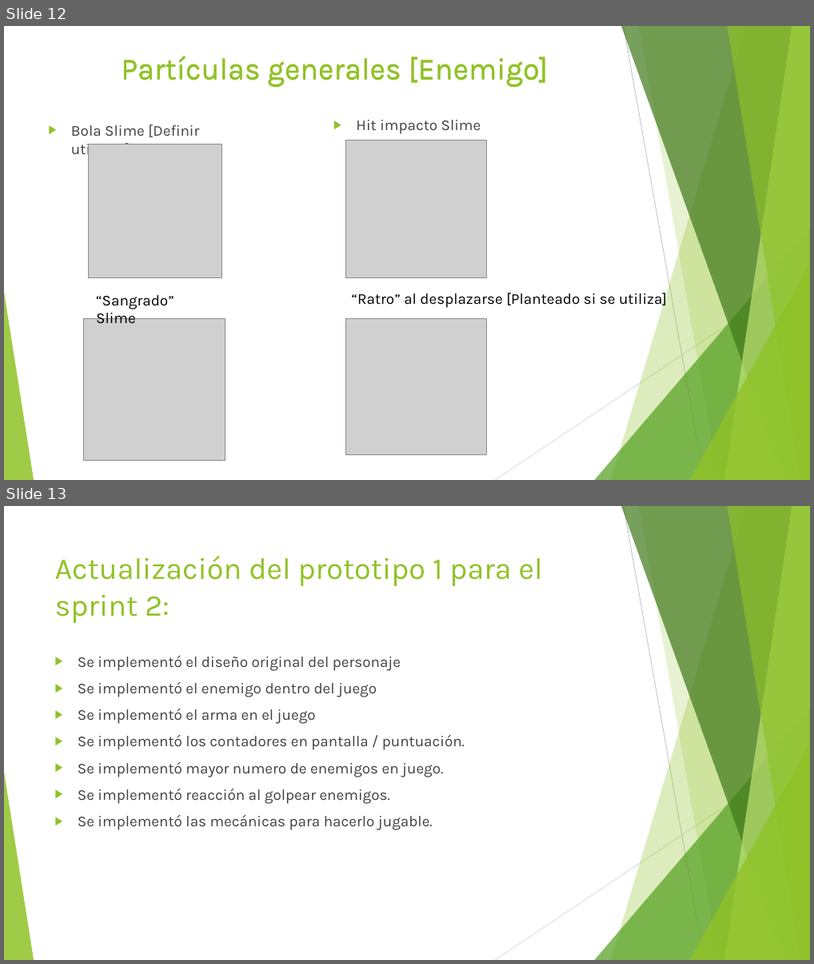
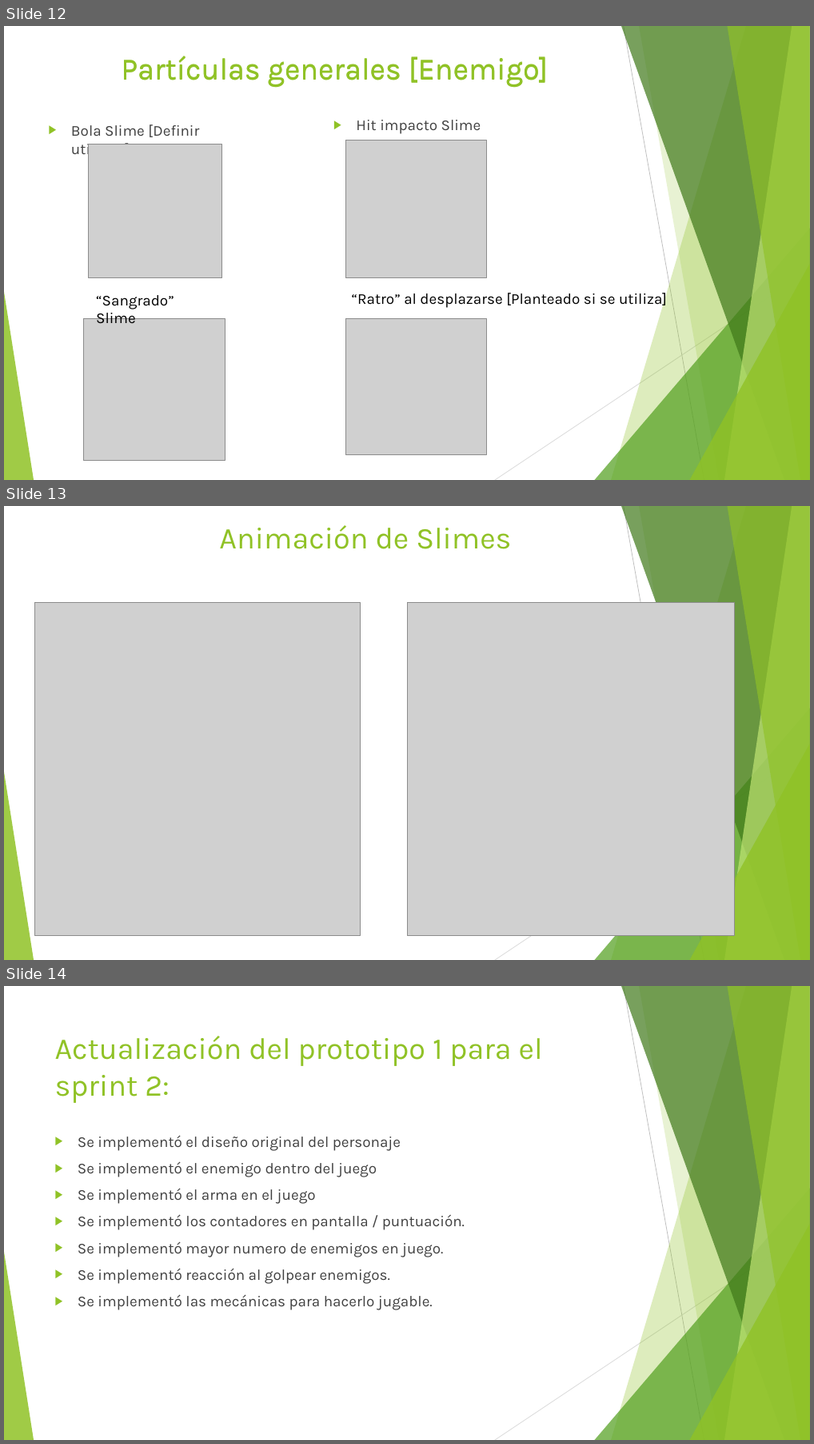
Before and after one commit to vicquiroz/SlimeSmasher, a slide deck: burndown y trabajo de equipo/Sprint 2 Finalizado/Presentacion Sprint 2.pptx. Shown one above the other, each under a label of ours: slides 12 and 13 before the commit, slides 12, 13 and 14 after it. The pictures are 814x964 and 814x1444 pixels, drawn with LibreOffice and Linux fonts; fonts in the diff are those of the drawing; grey boxes stand for pictures. Boxes give left, top, right and bottom in pixels: in the first picture for what was removed or moved away, otherwise in the second. Text is boxed around its words. In the diff, an @@ line names an element or a change of style, - is before the commit and + after.

Commit message:
Ultimo cambio
[Agrega fotos de animacion de slime]

```diff
--- a/burndown y trabajo de equipo/Sprint 2 Finalizado/Presentacion Sprint 2.pptx
+++ b/burndown y trabajo de equipo/Sprint 2 Finalizado/Presentacion Sprint 2.pptx
@@ slide 13 added at [4,506,810,960], background #FFFFFF; not listed: 10 template elements that a slide beside it also shows @@
@@ title added at [219,525,511,549], 36 pt, text #90C226 @@
+Animación de Slimes
@@ picture added at [34,603,360,936] @@
@@ picture added at [407,603,734,936] @@
@@ what was slide 13 is now slide 14 @@
```
